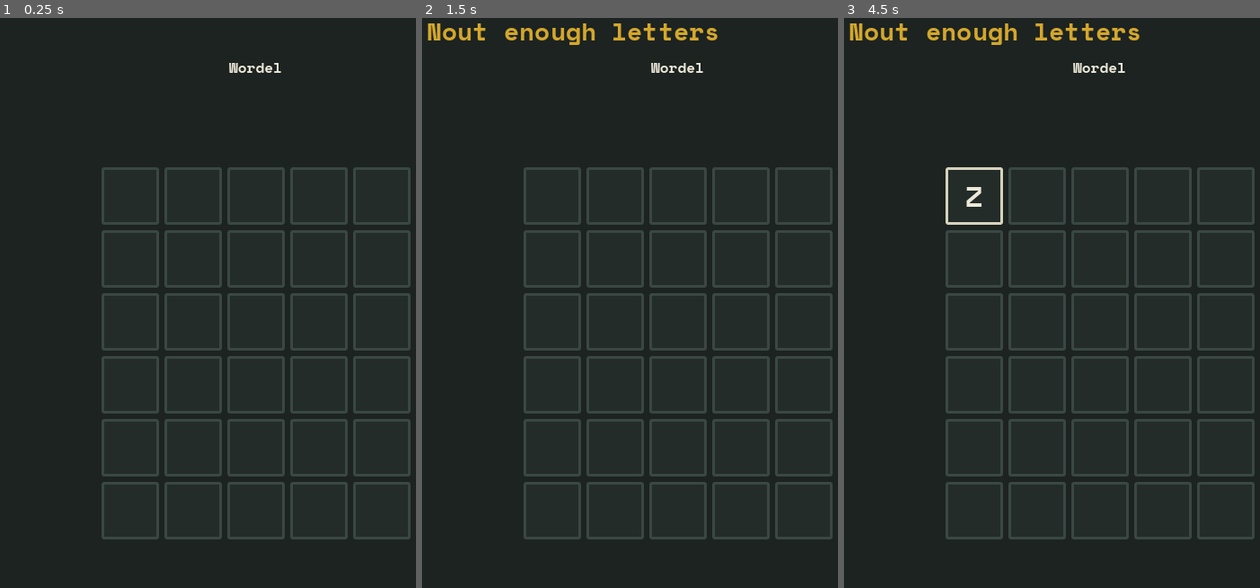
Above: before the commit, frames 1-3 (left to right).
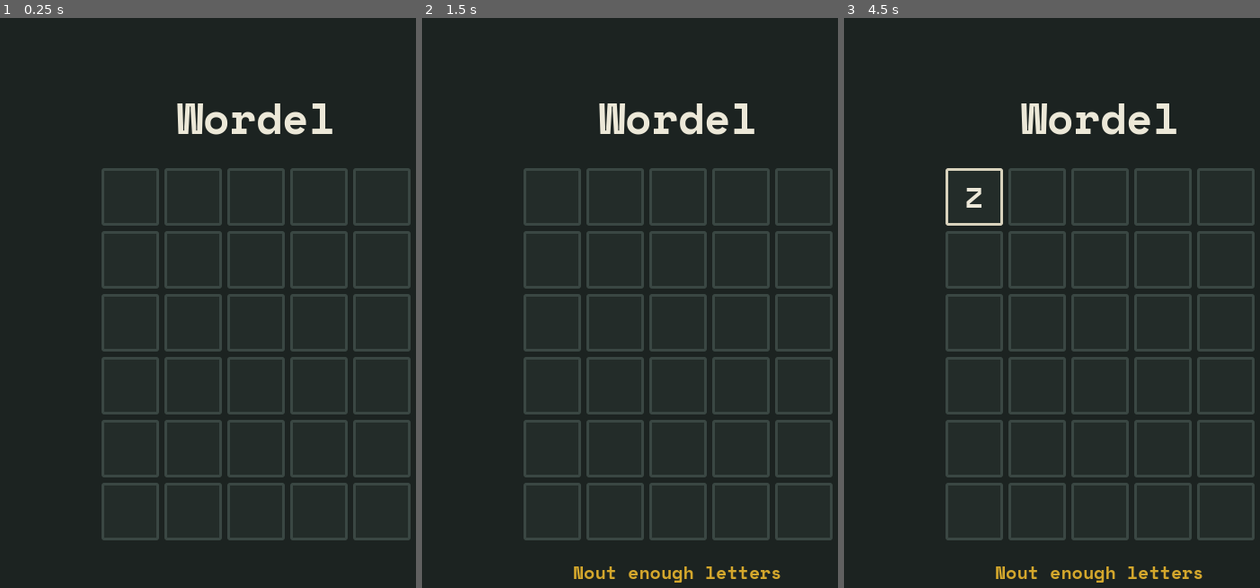
Above: after the commit, the same moments.

Repository: mubixd69-ux/Wordel
Game: Godot game, scene res://scenes/main.tscn
Same seed, same stepped clock (60 frames per second), same inputs: the game is played once before the commit and once after it.
Inputs (mouse positions are in pixels of both pictures, inside the frame that each line leads up to):
- Up to frame 1 (0.25 s): no input
- Up to frame 2 (1.5 s): tap Enter at 0.5, 0.6, 1.35 s; move the mouse to (796, 320) at 0.52 s; hold Right 0.53-1.28 s; click (796, 320) at 0.67 s; tap Space at 1.25 s; move the mouse to (571, 388) at 1.27 s; hold Down from 1.28 s (still down)
- Up to frame 3 (4.5 s): tap Enter at 2, 2.3, 3.05, 3.5, 3.8 s; move the mouse to (1156, 194) at 2.02 s; release Down at 2.03 s; hold Right 2.03-2.78 s; tap Alt at 2.1 s; tap Space at 2.75, 4.25 s; move the mouse to (1072, 496) at 2.77 s; hold Up 2.78-3.53 s; tap Shift at 2.85 s; click (1072, 496) at 2.92 s; move the mouse to (outside the picture) at 3.52 s; hold Left from 3.53 s (still down); tap Backspace at 3.6 s; move the mouse to (939, 246) at 4.27 s; tap Z at 4.35 s

The runs differ from the first frame. In frame 1, 3.5% of the frame differs, in the area x 24-99%, y 7-92%; in frame 2, 4.9%; in frame 3, 4.9%, in the area x 1-99%, y 0-100%.

Commit message:
Fixed the layout
also i didnt mention this but I am trying to make the game only in code

Diff:
--- a/scripts/main.gd
+++ b/scripts/main.gd
@@ -46,21 +46,25 @@
 	center.set_anchors_preset(Control.PRESET_FULL_RECT)
 	add_child(center)
 
+	var column = VBoxContainer.new()
+	column.add_theme_constant_override("separation", 20)
+	center.add_child(column)
+
 	var title = Label.new()
 	title.text = "Wordel"
-	title.set_anchors_preset(Control.PRESET_TOP_WIDE)
-	title.offset_top = 70
 	title.horizontal_alignment = HORIZONTAL_ALIGNMENT_CENTER
-	title.add_theme_font_size_override("font size", 48)
+	title.add_theme_font_size_override("font_size", 48)
 	title.add_theme_font_override("font", FONT)
 	title.add_theme_color_override("font_color", TEXT)
-	add_child(title)
+	column.add_child(title)
 
 	var grid = GridContainer.new()
 	grid.columns = COLS
 	grid.add_theme_constant_override("h_separation", 6)
 	grid.add_theme_constant_override("v_separation", 6)
-	center.add_child(grid)
+	column.add_child(grid)
+
+
 
 	for row in ROWS:
 		var row_titles = []
@@ -80,12 +84,14 @@
 			row_titles.append(box)
 		titles.append(row_titles)
 
-		message_label = Label.new()
-		message_label.add_theme_font_size_override("font_size", 28)
-		message_label.add_theme_font_override("font", FONT)
-		message_label.add_theme_color_override("font_color", ACCENT)
-		message_label.position = Vector2(20, 20)
-		add_child(message_label)
+	message_label = Label.new()
+	message_label.add_theme_font_size_override("font_size", 20)
+	message_label.add_theme_font_override("font", FONT)
+	message_label.add_theme_color_override("font_color", ACCENT)
+	message_label.horizontal_alignment = HORIZONTAL_ALIGNMENT_CENTER
+	message_label.autowrap_mode = TextServer.AUTOWRAP_WORD_SMART
+	message_label.custom_minimum_size = Vector2(344, 70)
+	column.add_child(message_label)
 
 func _input(event: InputEvent) -> void:
 	if not (event is InputEventKey and event.pressed):
@@ -125,7 +131,7 @@
 		guess += titles[current_row][i].get_child(0).text
 
 	if not (valid_words.has(guess) or words.has(guess)):
-		print("that is not a real word booo")
+		message_label.text = "that is not a real word booo"
 		return
 
 	check_guess()
